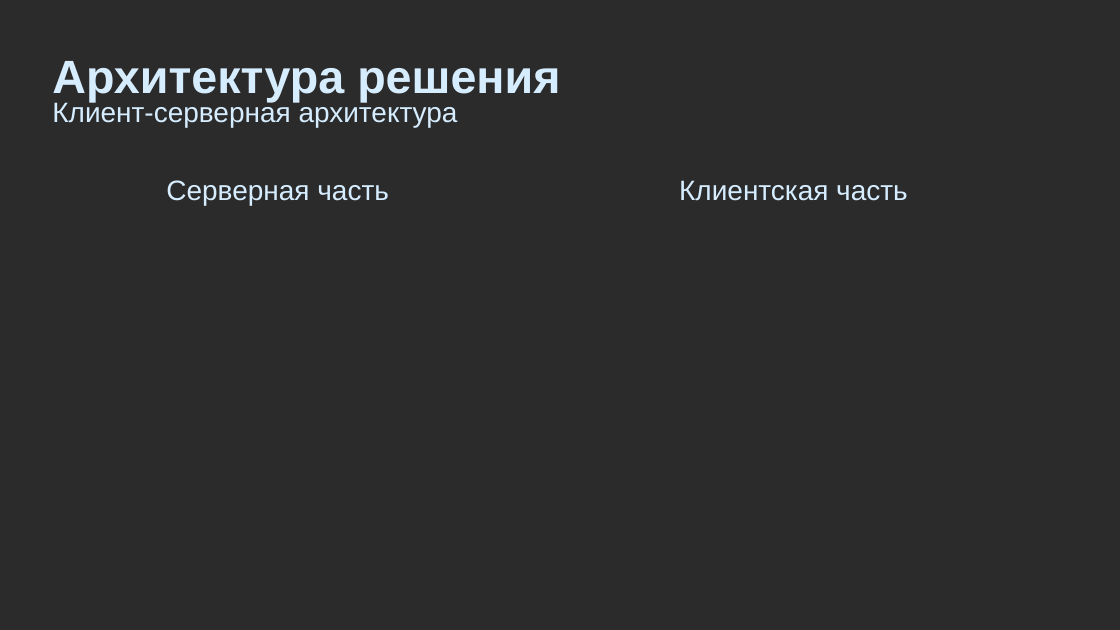
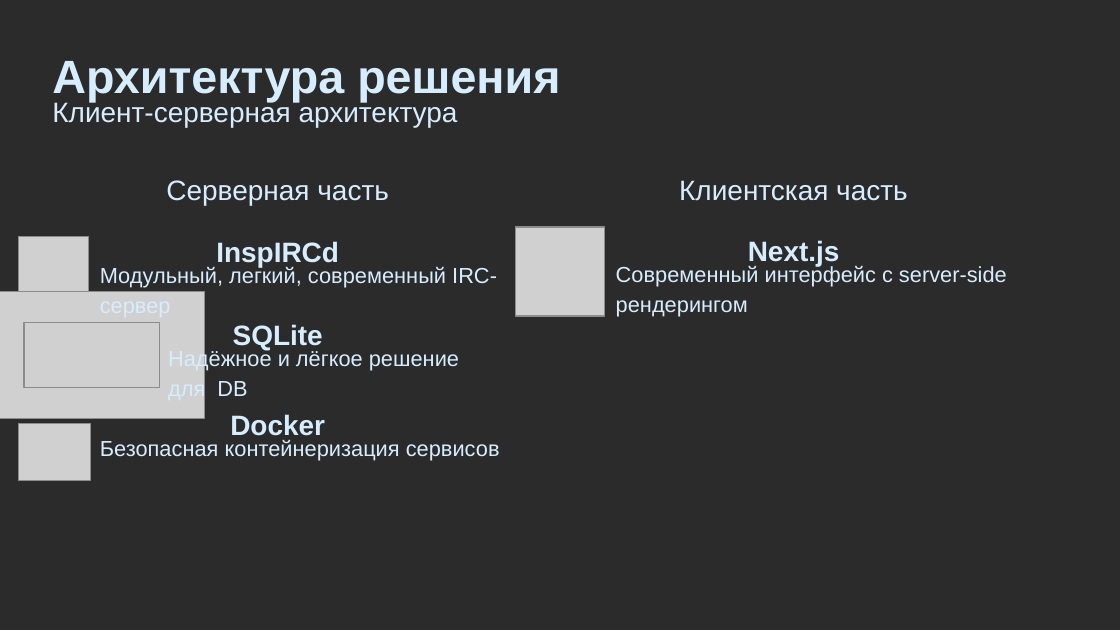
Before and after one commit to finaslo/Cypher-Comm, a slide deck: slide 8 of Презентация_Шифр-Связь.pptx. Drawn at 1120x630 pixels with LibreOffice and Linux fonts; fonts in the diff are those of the drawing; grey boxes stand for pictures; background and template pictures are left out; a plain dark background stands for a picture behind light text. Boxes give left, top, right and bottom in pixels: in the first picture for what was removed or moved away, otherwise in the second. Text is boxed around its words. In the diff, an @@ line names an element or a change of style, - is before the commit and + after.

```diff
--- a/Презентация_Шифр-Связь.pptx
+++ b/Презентация_Шифр-Связь.pptx
@@ picture added at (x1=19, y1=236, x2=88, y2=306) @@
@@ picture added at (x1=515, y1=227, x2=604, y2=316) @@
@@ text added at (x1=100, y1=265, x2=497, y2=287), 14 pt, text #D6EDFF @@
+Модульный, легкий, современный IRC-сервер
@@ text added at (x1=216, y1=241, x2=339, y2=267), 18 pt, text #D6EDFF, bold @@
+InspIRCd
@@ text added at (x1=616, y1=265, x2=1007, y2=317), 14 pt, text #D6EDFF @@
+Современный интерфейс с server-side рендерингом
@@ text added at (x1=748, y1=240, x2=840, y2=267), 18 pt, text #D6EDFF, bold @@
+Next.js
@@ picture added at (x1=0, y1=291, x2=204, y2=418) @@
@@ picture added at (x1=24, y1=323, x2=159, y2=386) @@
@@ text added at (x1=233, y1=324, x2=323, y2=350), 18 pt, text #D6EDFF, bold @@
+SQLite
@@ text added at (x1=168, y1=349, x2=459, y2=401), 14 pt, text #D6EDFF @@
+Надёжное и лёгкое решение для DB
@@ text added at (x1=230, y1=414, x2=325, y2=436), 18 pt, text #D6EDFF, bold @@
+Docker
@@ picture added at (x1=19, y1=423, x2=91, y2=479) @@
@@ text added at (x1=100, y1=440, x2=500, y2=461), 14 pt, text #D6EDFF @@
+Безопасная контейнеризация сервисов
```
